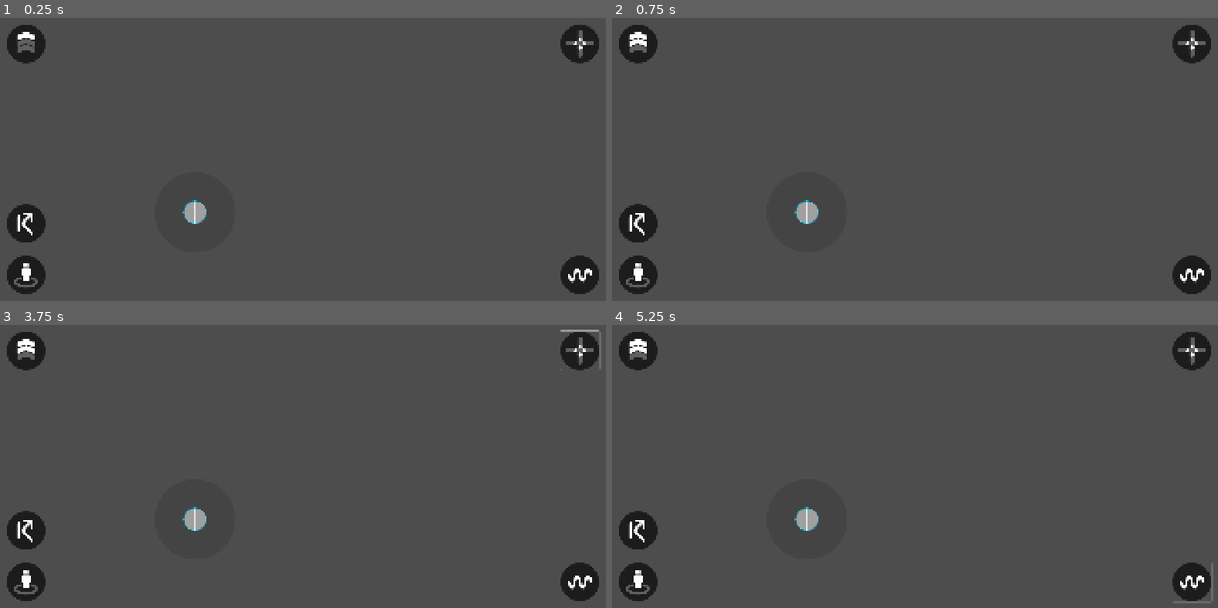
Above: before the commit, frames 1-4 (two rows, left to right).
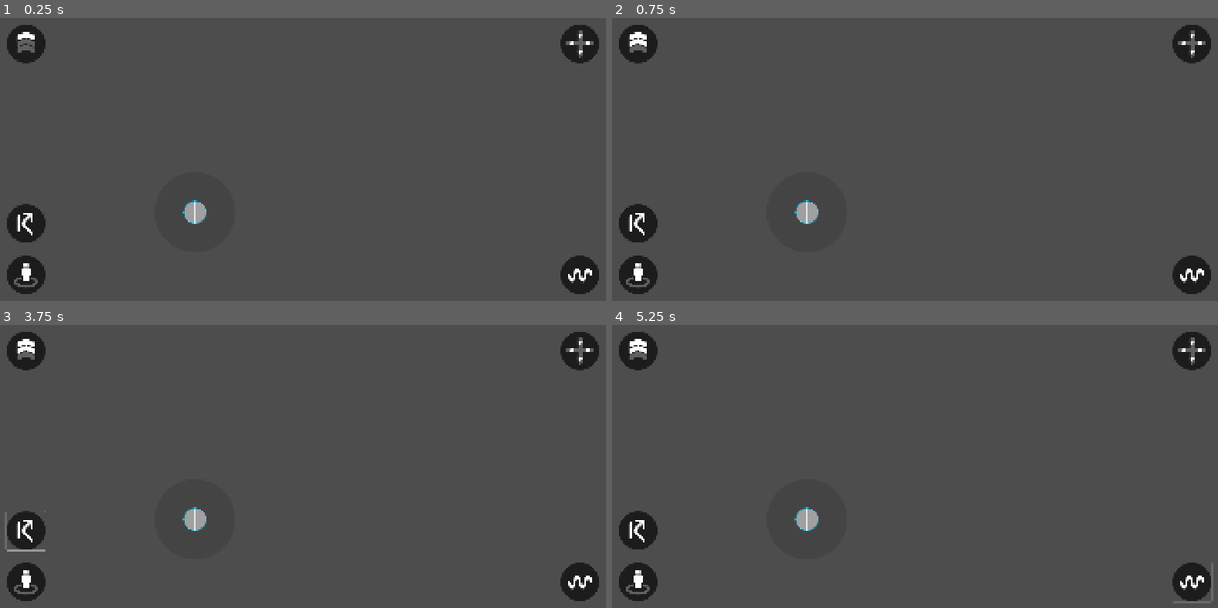
Above: after the commit, the same moments.

Repository: CantanTam/blecaco_phone
Game: Godot game, scene res://scenes/modes/game_mode.tscn
Same seed, same stepped clock (60 frames per second), same inputs: the game is played once before the commit and once after it. This scene is started directly instead of the project's main scene.
Inputs (mouse positions are in pixels of both pictures, inside the frame that each line leads up to):
- Up to frame 1 (0.25 s): no input
- Up to frame 2 (0.75 s): click (636, 43) at 0.5 s
- Up to frame 3 (3.75 s): click (581, 350) at 1.25 s; click (581, 582) at 2 s; click (24, 531) at 2.75 s; tap Enter at 3.5, 3.6 s; move the mouse to (436, 424) at 3.52 s; hold Up from 3.53 s (still down); click (436, 424) at 3.67 s
- Up to frame 4 (5.25 s): tap Space at 3.77, 4.25 s; release Up at 4.25 s; drag from (793, 458) to (884, 508) at 4.27 s; tap Enter at 5 s; move the mouse to (975, 364) at 5.02 s; hold Up from 5.03 s (still down); tap Tab at 5.1 s

The runs differ from the first frame. In frame 1, less than 0.1% of the frame differs, in the area x 94-98%, y 5-13%; in frame 2, less than 0.1%; in frame 3, 0.3%, in the area x 0-100%, y 1-81%; in frame 4, less than 0.1%.

Commit message:
GameRotate 按钮切换视角灵敏度：ROTATE_SPEED%3 → 0.67/1.00/1.50 倍率 + 三档图标

Diff:
--- a/scripts/modes/game_mode.gd
+++ b/scripts/modes/game_mode.gd
@@ -32,6 +32,22 @@
 var _look_delta: Vector2 = Vector2.ZERO
 var _look_last_pos: Vector2 = Vector2.ZERO      # x 右为正 / y 下为正，长度 ≤ 1
 
+## ── 视角灵敏度分档（GameRotate 按钮切换）────────────
+##   ROTATE_SPEED % 3 == 1 → 低 / 2 → 中 / 0 → 高
+##   倍率作用在 Blender 的 GAME_LOOK_*_DEG_PER_PX 上 ✓
+const ROTATE_SPEED_MULTIPLIERS := {
+	1: 0.67,     # 低：滑满一屏 ≈ 154°（精细瞄准）
+	2: 1.00,     # 中：滑满一屏 ≈ 230°（业界默认 ✓）
+	0: 1.50,     # 高：滑满一屏 ≈ 346°（快速转身）
+}
+
+## GameRotate 三档图标
+const ICON_ROTATE_SPEED := {
+	1: "res://resources/GameRotateOne.svg",
+	2: "res://resources/GameRotateTwo.svg",
+	0: "res://resources/GameRotateThree.svg",
+}
+
 ## 摇杆归一化半径（位移 / 此值 = -1..1）
 const STICK_LIMIT_RADIUS: float = 250.0
 
@@ -87,6 +103,9 @@
 ## RunSpeed 档位计数：每次点击 +1，图标由 RUN_SPEED % 3 决定
 var RUN_SPEED: int = 1
 
+## 视角灵敏度档位计数（每次点击 +1，图标由 % 3 决定）
+var ROTATE_SPEED: int = 2
+
 ## Blender 推来的脚下状态（与 car_mode 同款 ✓）
 func _on_ground_indicator_message(message: String) -> void:
 	var data: Variant = JSON.parse_string(message)
@@ -163,6 +182,7 @@
 @onready var move_button: Panel = $MoveStickArea/MoveButton
 @onready var game_run_notice: Panel = $GameRunNotice
 @onready var run_speed_button: Button = $RunSpeed
+@onready var game_rotate_button: Button = $GameRotate
 @onready var set_body_height_button: Button = $SetBodyHeight
 
 
@@ -192,6 +212,12 @@
 		run_speed_button.expand_icon = true
 
 	_apply_run_speed_icon()
+
+	# GameRotate：视角灵敏度
+	if game_rotate_button != null:
+		game_rotate_button.focus_mode = Control.FOCUS_NONE
+		game_rotate_button.expand_icon = true
+		_apply_rotate_speed_icon()
 
 	# SetBodyHeight：复制专属样式 + 记录原位 + 初始图标
 	if set_body_height_button != null:
@@ -232,6 +258,40 @@
 		" Connection=",
 		connection_node != null
 	)
+
+
+## 按 ROTATE_SPEED % 3 更新灵敏度图标
+func _apply_rotate_speed_icon() -> void:
+	if game_rotate_button == null:
+		return
+
+	var path: String = ICON_ROTATE_SPEED.get(ROTATE_SPEED % 3, "")
+
+	if path.is_empty() or not ResourceLoader.exists(path):
+		return
+
+	game_rotate_button.icon = load(path)
+	game_rotate_button.expand_icon = true
+
+
+## 当前灵敏度倍率
+func _rotate_speed_multiplier() -> float:
+	return float(ROTATE_SPEED_MULTIPLIERS.get(ROTATE_SPEED % 3, 1.0))
+
+
+## GameRotate 被点击：档位 +1
+func _cycle_rotate_speed() -> void:
+	ROTATE_SPEED += 1
+	_apply_rotate_speed_icon()
+	print("[GameMode] ROTATE_SPEED = ", ROTATE_SPEED,
+		" (mod 3 = ", ROTATE_SPEED % 3, "，倍率 = ", _rotate_speed_multiplier(), ")")
+
+
+## 屏幕坐标是否落在 GameRotate 上
+func _is_game_rotate_hit(viewport_position: Vector2) -> bool:
+	if game_rotate_button == null or not game_rotate_button.is_visible_in_tree():
+		return false
+	return game_rotate_button.get_global_rect().has_point(viewport_position)
 
 
 ## 当前档位对应的冲刺倍率
@@ -735,6 +795,7 @@
 			"run_multiplier": _sprint_multiplier,
 			"look_dx": send_dx,
 			"look_dy": send_dy,
+			"look_multiplier": _rotate_speed_multiplier(),
 		}
 	)
 
@@ -747,6 +808,11 @@
 			# RunSpeed 优先（它在摇杆区域之外，不会冲突）
 			if _is_run_speed_hit(touch.position):
 				_cycle_run_speed()
+				return
+
+			# GameRotate：切视角灵敏度
+			if _is_game_rotate_hit(touch.position):
+				_cycle_rotate_speed()
 				return
 
 			# SetBodyHeight 按下 → 开始长按计时
